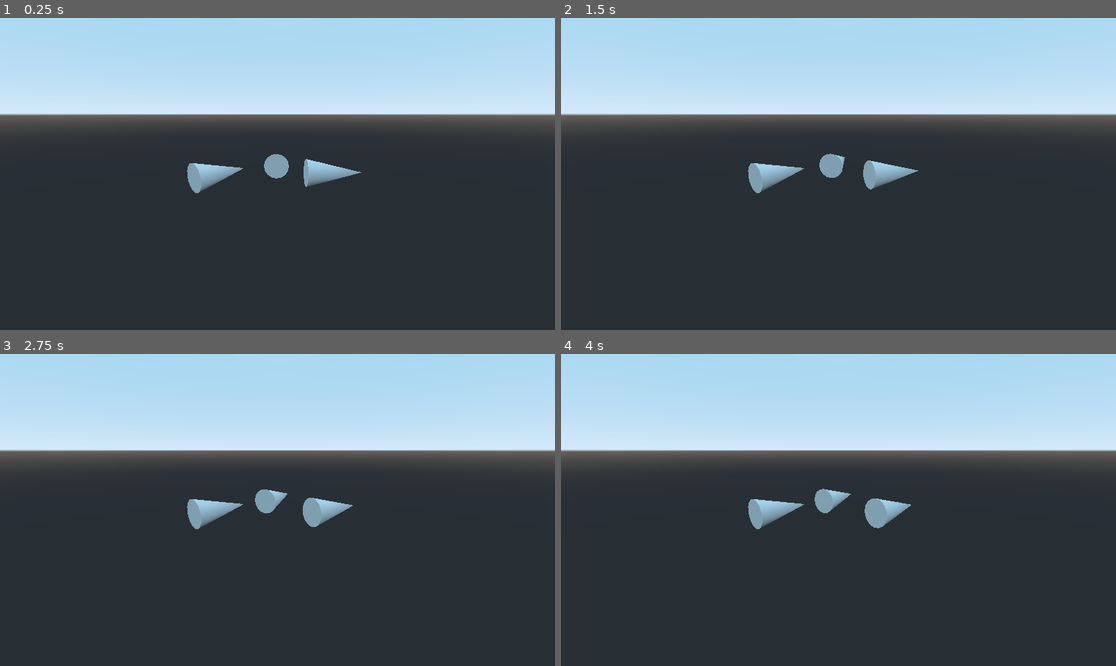
Above: before the commit, frames 1-4 (two rows, left to right).
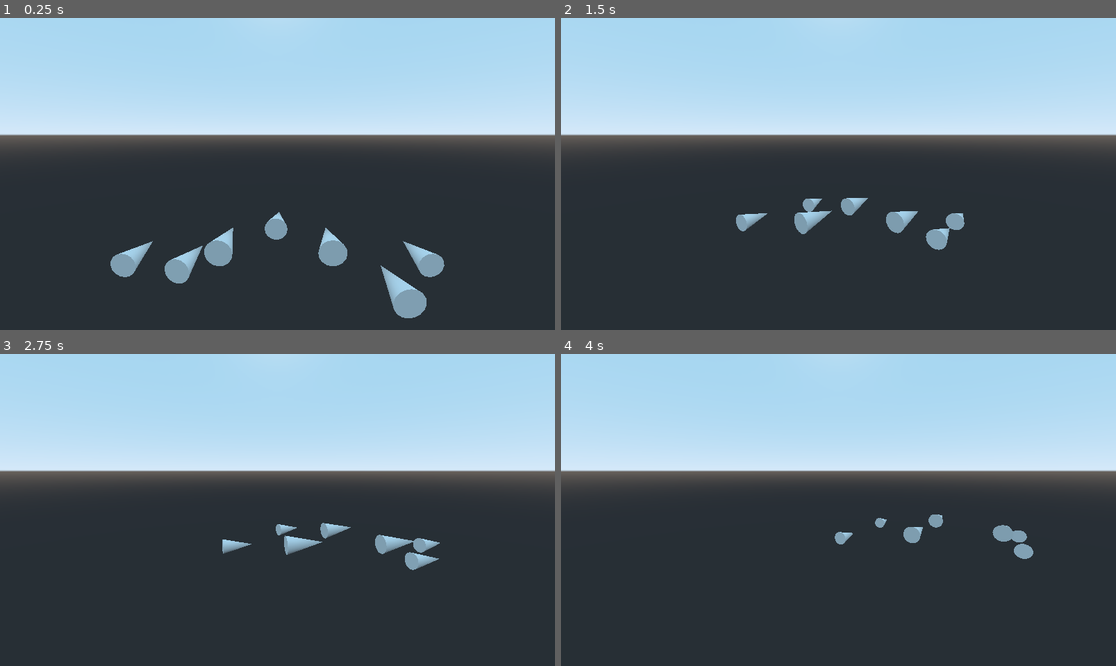
Above: after the commit, the same moments.

Repository: exocetfalling/ExoBoids
Game: Godot game, scene res://scenes/test_scene.tscn
Same seed, same stepped clock (60 frames per second), same inputs: the game is played once before the commit and once after it.
Inputs:
- Up to frame 1 (0.25 s): no input
- Up to frame 2 (1.5 s): hold Right (ui_right) 0.53-1.28 s; hold Down (ui_down) from 1.28 s (still down)
- Up to frame 3 (2.75 s): release Down (ui_down) at 2.03 s; hold Right (ui_right) from 2.03 s (still down)
- Up to frame 4 (4 s): release Right (ui_right) at 2.78 s; hold Up (ui_up) 2.78-3.53 s; hold Left (ui_left) from 3.53 s (still down)

The runs differ from the first frame. In frame 1, 15% of the frame differs, in the area x 0-100%, y 30-97%; in frame 2, 13%; in frame 3, 13%; in frame 4, 12%.

Commit message:
Made things work.

Diff:
--- a/entities/boid/boid.gd
+++ b/entities/boid/boid.gd
@@ -10,6 +10,17 @@
 
 var flock_num_birds: int = 1
 
+var boid_visual_range: float = 20.0
+var boid_avoidance_vector: Vector3 = Vector3.ZERO
+var boid_cohesion_vector: Vector3 = Vector3.ZERO
+var boid_target_vector: Vector3 = Vector3.ZERO
+var boid_random_vector: Vector3 = Vector3.ZERO
+
+var input_vector: Vector2 = Vector2.ZERO
+
+var boid_randomness_period: float = 5.0
+var elapsed_time: float = 0.0
+
 # Called when the node enters the scene tree for the first time.
 func _ready():
 	pass # Replace with function body.
@@ -21,14 +32,53 @@
 
 
 func _physics_process(delta):
-	# Do something...
+	elapsed_time += delta
+
+	boid_avoidance_vector = Vector3.ZERO
+
 	for body in $SensedArea.get_overlapping_bodies():
 		flock_mean_velocity += body.linear_velocity
 		flock_mean_position += body.global_translation
+
+		boid_avoidance_vector += \
+			-0.01 * \
+			(body.global_translation - global_translation) * \
+			(boid_visual_range - (body.global_translation - global_translation).length())
 
 	flock_num_birds = len($SensedArea.get_overlapping_bodies()) + 1
 	flock_mean_velocity = flock_mean_velocity / flock_num_birds
 	flock_mean_position = flock_mean_position / flock_num_birds
 
-	linear_velocity = lerp(linear_velocity, flock_mean_velocity, 0.01)
+	boid_cohesion_vector = 1 * (flock_mean_position - global_translation)
+
+	# Get input
+	input_vector = Input.get_vector("ui_left", "ui_right", "ui_up", "ui_down")
+
+	# Set target vector with input
+	boid_target_vector.x = input_vector.x
+	boid_target_vector.z = input_vector.y
+
+	if elapsed_time > boid_randomness_period:
+		# Reset time
+		elapsed_time = 0
+
+		# Set new period
+		boid_randomness_period = rand_range(2, 5)
+
+		# Set random vector
+		boid_random_vector.x = rand_range(-1, 1)
+		boid_random_vector.y = 0
+		boid_random_vector.z = rand_range(-1, 1)
+
+
+
+func _integrate_forces(delta):
+	linear_velocity = lerp(\
+		linear_velocity, \
+		flock_mean_velocity + \
+		boid_avoidance_vector + \
+		boid_cohesion_vector + \
+		boid_target_vector + \
+		boid_random_vector, \
+		0.02)
 	look_at(global_translation + linear_velocity, Vector3.UP)
--- a/scenes/test_scene.tscn
+++ b/scenes/test_scene.tscn
@@ -7,16 +7,28 @@
 script = ExtResource( 2 )
 
 [node name="Boid001" parent="." instance=ExtResource( 1 )]
-linear_velocity = Vector3( 0, 0, -1 )
 
 [node name="Boid002" parent="." instance=ExtResource( 1 )]
-transform = Transform( 1, 0, 0, 0, 1, 0, 0, 0, 1, 1, 0, 1 )
-linear_velocity = Vector3( 1, 0, 0 )
+transform = Transform( 1, 0, 0, 0, 1, 0, 0, 0, 1, -1, 0, 1 )
 
 [node name="Boid003" parent="." instance=ExtResource( 1 )]
-transform = Transform( 1, 0, 0, 0, 1, 0, 0, 0, 1, -1, 0, 1 )
+transform = Transform( 1, 0, 0, 0, 1, 0, 0, 0, 1, 1, 0, 1 )
+
+[node name="Boid004" parent="." instance=ExtResource( 1 )]
+transform = Transform( 1, 0, 0, 0, 1, 0, 0, 0, 1, -2, -0.5, 2 )
+linear_velocity = Vector3( 1, 0, -6 )
+
+[node name="Boid005" parent="." instance=ExtResource( 1 )]
+transform = Transform( 1, 0, 0, 0, 1, 0, 0, 0, 1, 2, -0.5, 2 )
+linear_velocity = Vector3( 0, 0, -2 )
+
+[node name="Boid006" parent="." instance=ExtResource( 1 )]
+transform = Transform( 1, 0, 0, 0, 1, 0, 0, 0, 1, -3, -0.5, 1 )
+linear_velocity = Vector3( 0, 0, -2 )
+
+[node name="Boid007" parent="." instance=ExtResource( 1 )]
+transform = Transform( 1, 0, 0, 0, 1, 0, 0, 0, 1, 3, -0.5, 1 )
+linear_velocity = Vector3( 0, 0, -2 )
 
 [node name="Camera" type="Camera" parent="."]
-transform = Transform( 1, 0, 0, 0, 0.965926, 0.258819, 0, -0.258819, 0.965926, 0, 1, 4.81971 )
-near = 0.01
-far = 10000.0
+transform = Transform( 1, 0, 0, 0, 0.984808, 0.173648, 0, -0.173648, 0.984808, 0, 2, 5 )
